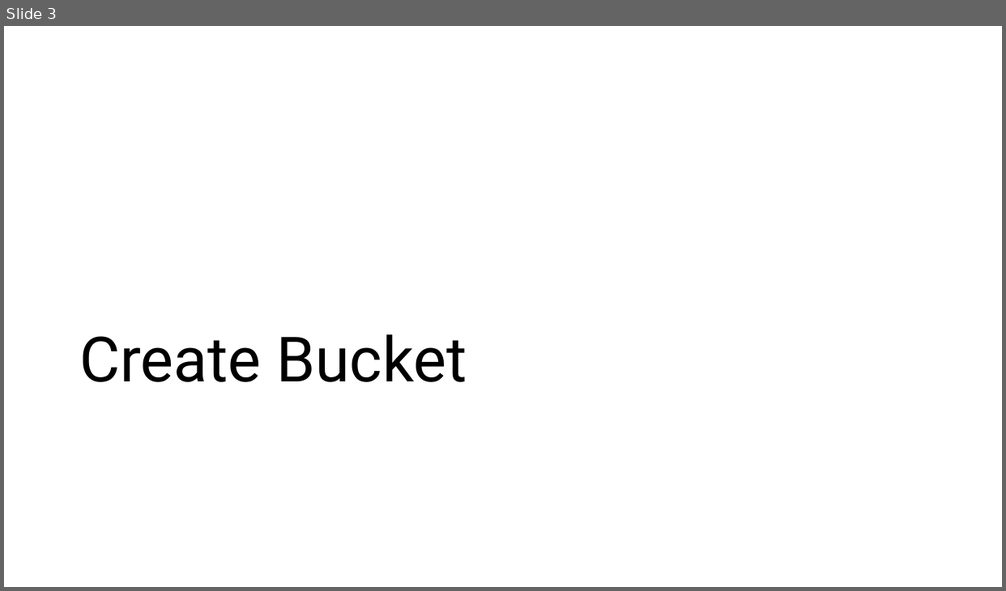
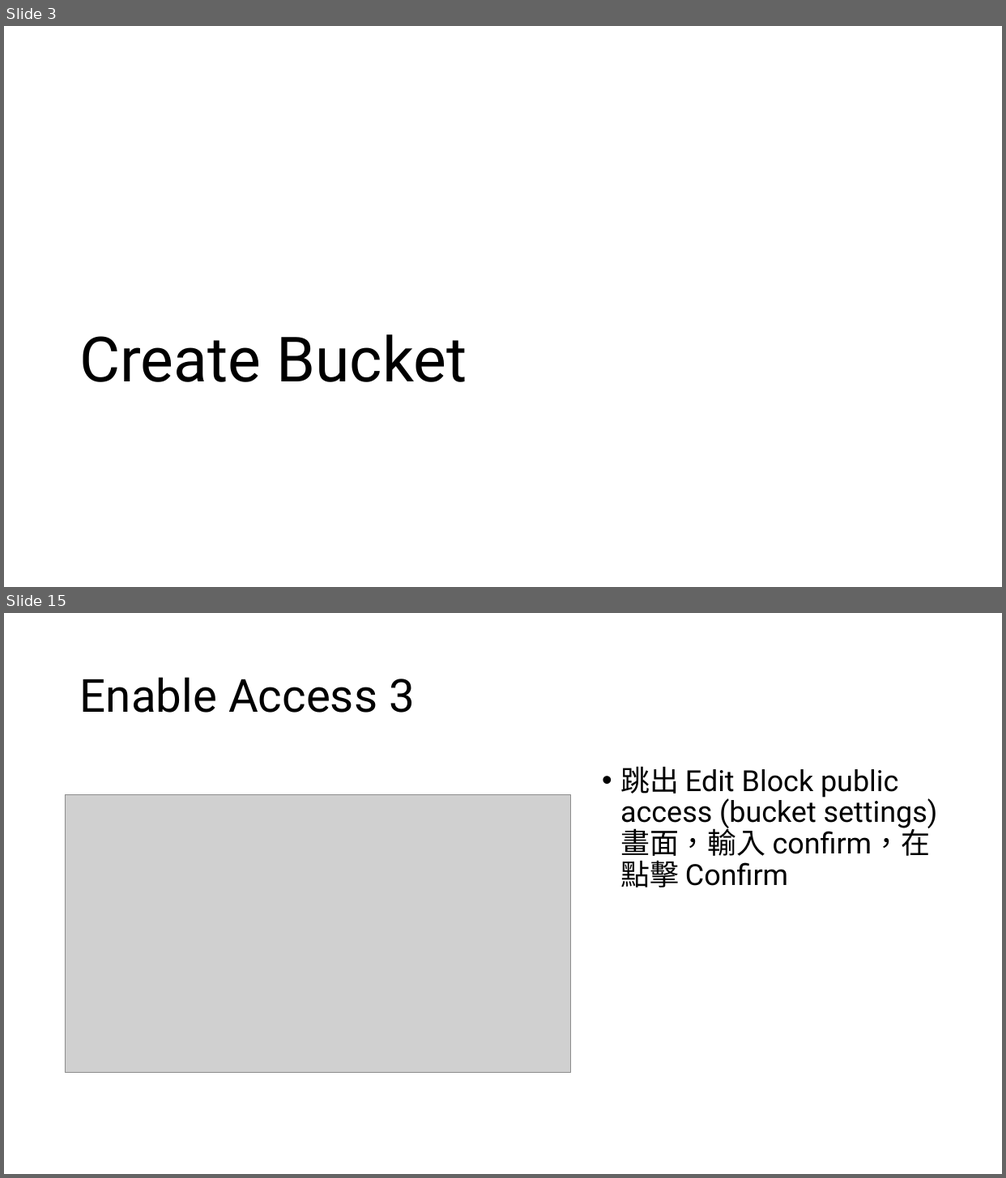
Before and after one commit to ariel055132/Notes, a slide deck: AWS/source/S3/S3BucketsObjects.pptx. Shown one above the other, each under a label of ours: slide 3 before the commit, slides 3 and 15 after it; the slides between them are not shown. The pictures are 1006x591 and 1006x1178 pixels, drawn with LibreOffice and Linux fonts; fonts in the diff are those of the drawing; grey boxes stand for pictures. Boxes give left, top, right and bottom in pixels: in the first picture for what was removed or moved away, otherwise in the second. Text is boxed around its words. In the diff, an @@ line names an element or a change of style, - is before the commit and + after.

Commit message:
finish working with s3 buckets and objects basics

```diff
--- a/AWS/source/S3/S3BucketsObjects.pptx
+++ b/AWS/source/S3/S3BucketsObjects.pptx
@@ slide 15 added at <box>4,613,1002,1174</box>, background #FFFFFF @@
@@ title added at <box>80,677,415,713</box>, 44 pt, text #000000 @@
+Enable Access 3
@@ text added at <box>620,766,938,888</box>, 28 pt, text #000000 @@
+• 跳出 Edit Block public access (bucket settings) 畫面，輸入 confirm，在點擊 Confirm
@@ picture added at <box>66,794,571,1072</box> @@
```
Also in this commit, not shown: 3 slides changed, 11 other slides added.
